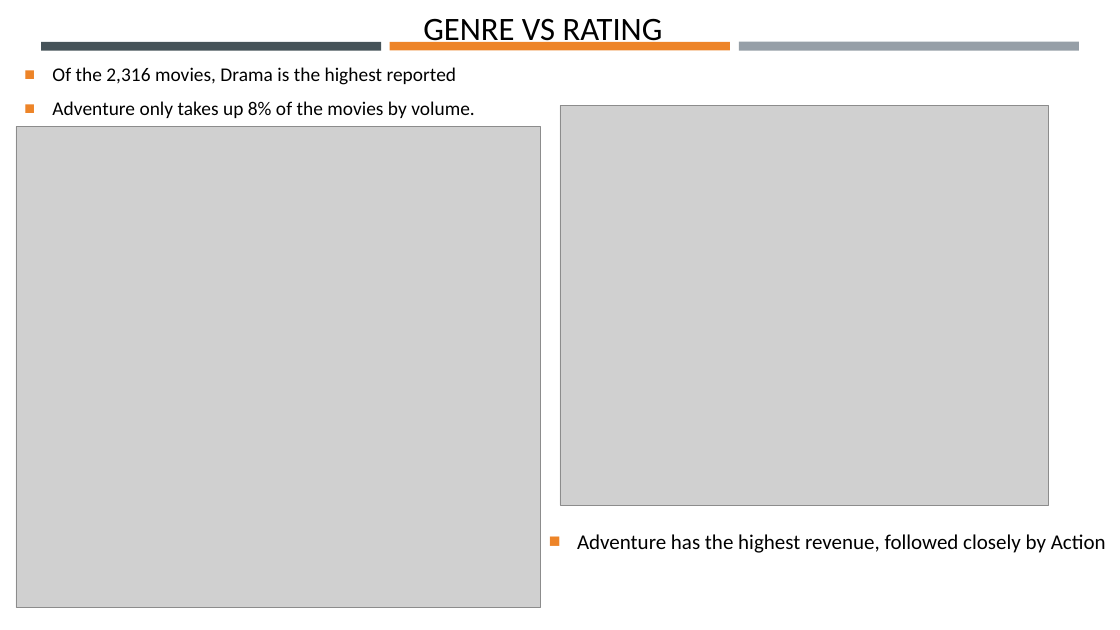
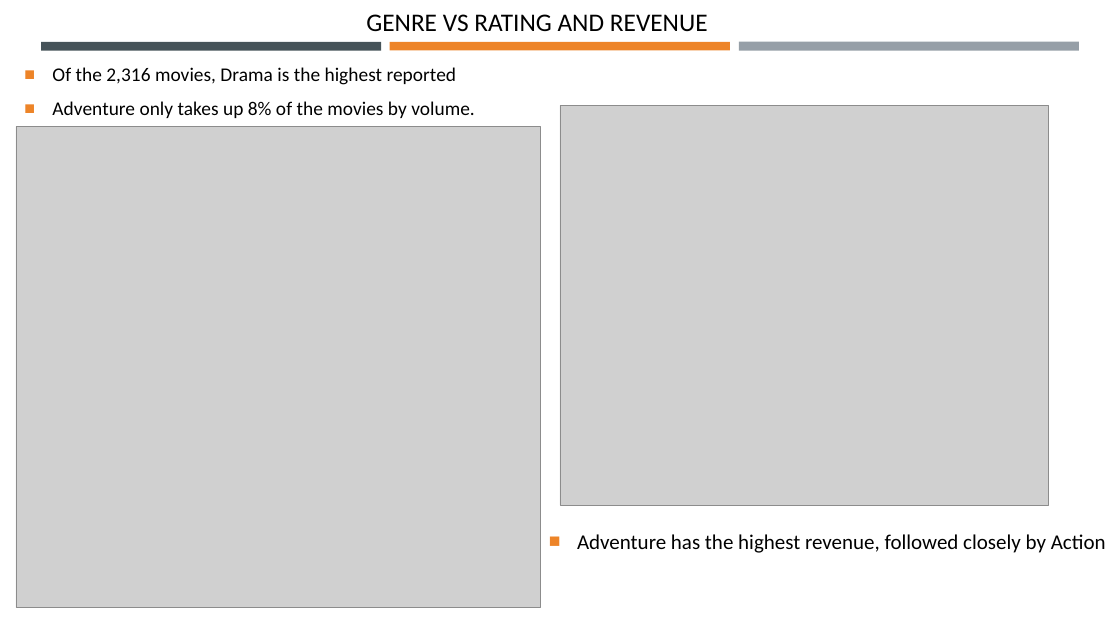
Before and after one commit to Robotrousers/Group1Proj1, a slide deck: slide 10 of MoMoviesClassPresentation.pptx. Drawn at 1120x630 pixels with LibreOffice and Linux fonts; fonts in the diff are those of the drawing; grey boxes stand for pictures. Boxes give left, top, right and bottom in pixels: in the first picture for what was removed or moved away, otherwise in the second. Text is boxed around its words. In the diff, an @@ line names an element or a change of style, - is before the commit and + after.

```diff
--- a/MoMoviesClassPresentation.pptx
+++ b/MoMoviesClassPresentation.pptx
@@ text at [366,14,708,31]: text changed; size 28 to 21.7 pt @@
-GENRE VS RATING
+GENRE VS RATING AND REVENUE
```
Also in this commit, not shown: 1 other slide changed, 1 other file.
